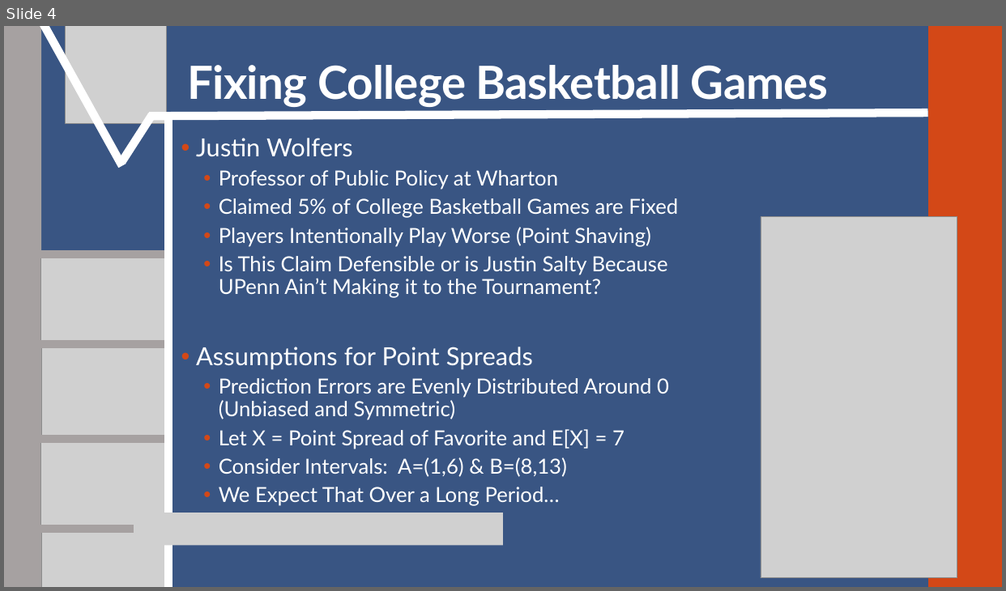
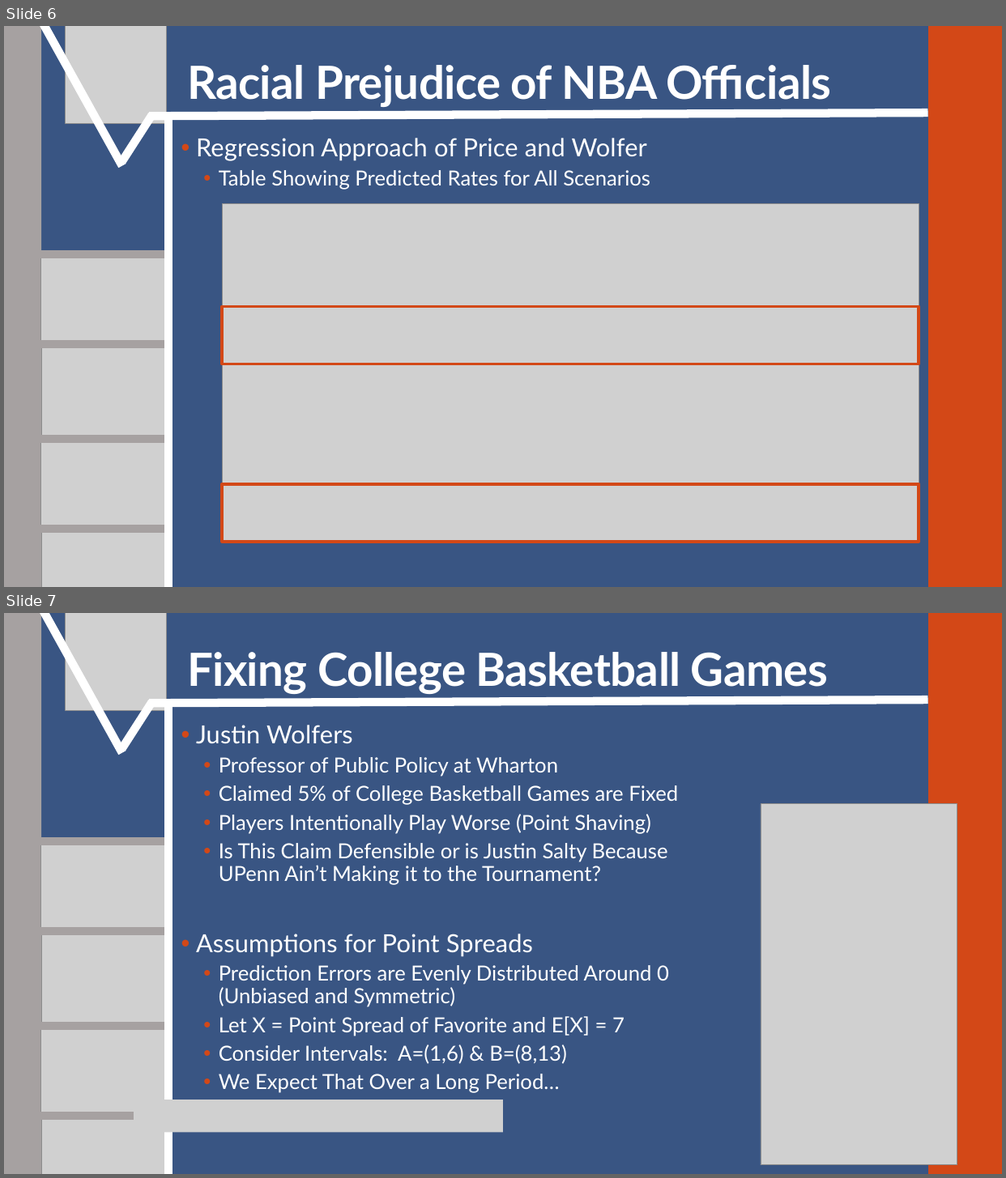
Before and after one commit to SuperMarioGiacomazzo/STOR390_WEBSITE, a slide deck: Slides/Basketball 5/Basketball_5_Lecture.pptx. Shown one above the other, each under a label of ours: slide 4 before the commit, slides 6 and 7 after it. The pictures are 1006x591 and 1006x1178 pixels, drawn with LibreOffice and Linux fonts; fonts in the diff are those of the drawing; grey boxes stand for pictures. Boxes give left, top, right and bottom in pixels: in the first picture for what was removed or moved away, otherwise in the second. Text is boxed around its words. In the diff, an @@ line names an element or a change of style, - is before the commit and + after.

```diff
--- a/Slides/Basketball 5/Basketball_5_Lecture.pptx
+++ b/Slides/Basketball 5/Basketball_5_Lecture.pptx
@@ slide 6 added at (4,26,1002,587), background #395583; not listed: 2 template elements that a slide beside it also shows @@
@@ line added from (40, 26) to (122, 166), #FFFFFF 8 pt @@
@@ picture added at (65,26,166,123) @@
@@ title added at (187,65,831,107), 44 pt, text #FFFFFF, bold @@
+Racial Prejudice of NBA Officials
@@ line added from (122, 161) to (152, 115), #FFFFFF 8 pt @@
@@ line added from (149, 116) to (928, 113), #FFFFFF 8 pt @@
@@ line added from (168, 587) to (168, 115), #FFFFFF 8 pt @@
@@ text added at (196,138,650,190), 20 pt, text #FFFFFF @@
+• Regression Approach of Price and Wolfer
+  • Table Showing Predicted Rates for All Scenarios
@@ picture added at (222,203,918,542) @@
@@ line added from (35, 254) to (165, 254), #A6A1A1 8 pt @@
@@ picture added at (40,257,172,348) @@
@@ rectangle added at (222,307,918,365), outline #D34817 3 pt @@
@@ line added from (34, 344) to (164, 344), #A6A1A1 8 pt @@
@@ picture added at (41,348,172,439) @@
@@ line added from (35, 439) to (165, 439), #A6A6A6 8 pt @@
@@ line added from (35, 439) to (165, 439), #A6A1A1 8 pt @@
@@ picture added at (40,442,172,533) @@
@@ rectangle added at (222,484,918,542), outline #D34817 3 pt @@
@@ line added from (34, 529) to (164, 529), #A6A1A1 8 pt @@
@@ picture added at (41,533,172,587) @@
@@ what was slide 4 is now slide 7 @@
```
Also in this commit, not shown: 1 slide changed, 2 other slides added, 9 other files.
